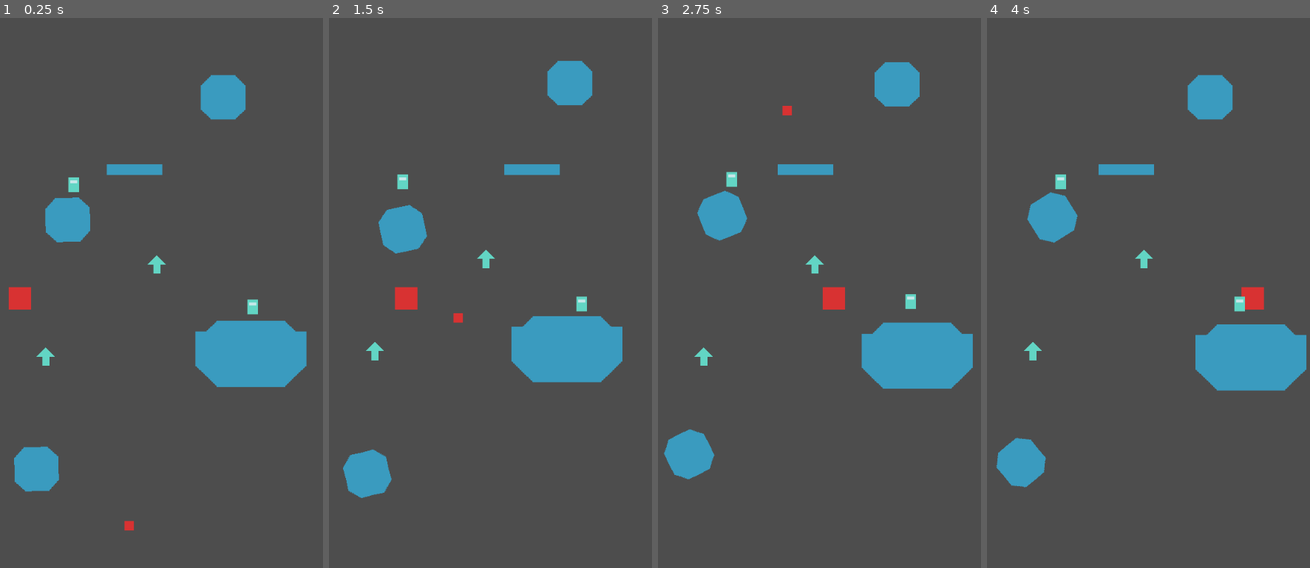
Above: before the commit, frames 1-4 (left to right).
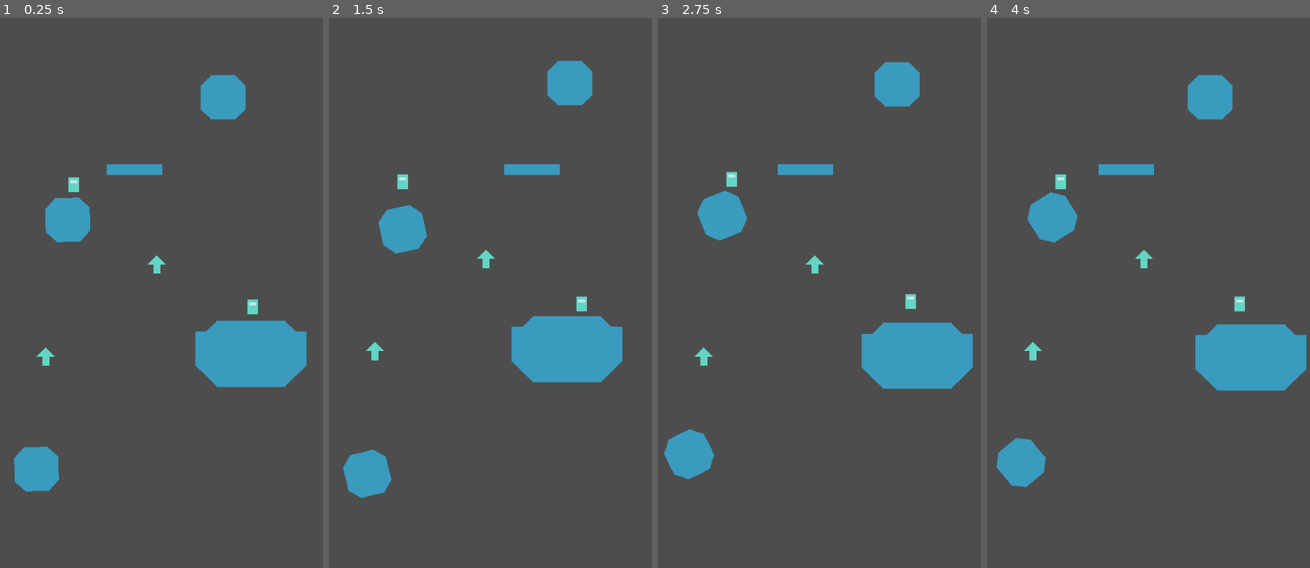
Above: after the commit, the same moments.

Repository: lucantarellis/escapa-del-tentaculo
Game: Godot game, scene res://scenes/levels/segments/space/SegmentSpace01.tscn
Two runs of this game, one before a commit and one after it. Both use one fixed random seed, a clock stepped at 60 frames per second and the inputs below. This scene is started directly instead of the project's main scene.
Inputs:
- Up to frame 1 (0.25 s): no input
- Up to frame 2 (1.5 s): hold D (move_right) 0.53-1.28 s; tap Shift (dash) at 0.6, 1.35 s; tap Space (jump) at 0.77 s; hold S (move_down) from 1.28 s (still down)
- Up to frame 3 (2.75 s): tap Space (jump) at 1.52 s; release S (move_down) at 2.03 s; hold D (move_right) from 2.03 s (still down); tap Shift (dash) at 2.1 s
- Up to frame 4 (4 s): release D (move_right) at 2.78 s; hold W (move_up) 2.78-3.53 s; tap Shift (dash) at 2.85, 3.6 s; tap Space (jump) at 3.02, 3.77 s; hold A (move_left) from 3.53 s (still down)

The runs differ from the first frame. In frame 1, 0.3% of the frame differs, in the area x 2-42%, y 48-94%; in frame 2, 0.3%, in the area x 20-42%, y 48-56%; in frame 3, 0.3%; in frame 4, 0.3%.

Commit message:
ronda-a paso 3b: meteoros y cometas del tier 2 con aviso previo (reemplazan las plataformas letales de la nave)
Co-Authored-By: Claude Sonnet 5.5 <noreply@anthropic.com>
Claude-Session: https://claude.ai/code/session_015vn6m6iCVnbFeojbeWT8qG

Diff:
--- /dev/null
+++ b/scenes/hazards/Comet.tscn
@@ -0,0 +1,14 @@
+[gd_scene format=3]
+
+[ext_resource type="Script" path="res://scripts/hazards/space_projectile.gd" id="1_proj"]
+
+[node name="Comet" type="Area2D"]
+script = ExtResource("1_proj")
+speed = 320.0
+size = 24.0
+trail_length = 150.0
+trail_lethal = true
+breaks_on_solid = false
+warning_time = 1.3
+show_path = true
+cause = &"comet"
--- /dev/null
+++ b/scenes/hazards/Meteor.tscn
@@ -0,0 +1,7 @@
+[gd_scene format=3]
+
+[ext_resource type="Script" path="res://scripts/hazards/space_projectile.gd" id="1_proj"]
+
+[node name="Meteor" type="Area2D"]
+script = ExtResource("1_proj")
+cause = &"meteor"
--- a/scenes/levels/segments/space/SegmentSpace01.tscn
+++ b/scenes/levels/segments/space/SegmentSpace01.tscn
@@ -6,6 +6,7 @@
 [ext_resource type="PackedScene" path="res://scenes/pickups/SpeedBoost.tscn" id="boost"]
 [ext_resource type="PackedScene" path="res://scenes/levels/Walls.tscn" id="walls"]
 [ext_resource type="Script" path="res://scripts/levels/asteroid.gd" id="asteroid"]
+[ext_resource type="PackedScene" path="res://scenes/hazards/Meteor.tscn" id="meteor"]
 
 [node name="SegmentSpace01" type="Node2D"]
 script = ExtResource("seg")
@@ -48,27 +49,27 @@
 drift_offset = 0.7
 spin_speed = 0
 
-[node name="Burning1" parent="." instance=ExtResource("plat")]
-position = Vector2(30, -300)
-size = Vector2(24, 24)
-platform_type = 4
-moves = true
-travel = Vector2(300, 0)
-
-[node name="Meteor1" parent="." instance=ExtResource("plat")]
-position = Vector2(150, -15)
-size = Vector2(10, 10)
-platform_type = 6
-travel = Vector2(0, -600)
-projectile_trigger = 0
-projectile_end = 1
-
 [node name="Debris1" parent="." instance=ExtResource("plat")]
 position = Vector2(150, -440)
 size = Vector2(60, 12)
 platform_type = 0
 moves = true
 travel = Vector2(80, 0)
+
+[node name="Meteor1" parent="." instance=ExtResource("meteor")]
+position = Vector2(-24, -200)
+travel = Vector2(420, 80)
+speed = 170
+size = 16
+repeat_interval = 5
+
+[node name="Meteor2" parent="." instance=ExtResource("meteor")]
+position = Vector2(384, -470)
+travel = Vector2(-420, -60)
+speed = 190
+size = 18
+repeat_interval = 5
+initial_delay = 2.5
 
 [node name="FuelTank1" parent="." instance=ExtResource("tank")]
 position = Vector2(283.5, -294)
--- a/scenes/levels/segments/space/SegmentSpace02.tscn
+++ b/scenes/levels/segments/space/SegmentSpace02.tscn
@@ -6,6 +6,7 @@
 [ext_resource type="PackedScene" path="res://scenes/pickups/SpeedBoost.tscn" id="boost"]
 [ext_resource type="PackedScene" path="res://scenes/levels/Walls.tscn" id="walls"]
 [ext_resource type="Script" path="res://scripts/levels/asteroid.gd" id="asteroid"]
+[ext_resource type="PackedScene" path="res://scenes/hazards/Comet.tscn" id="comet"]
 
 [node name="SegmentSpace02" type="Node2D"]
 script = ExtResource("seg")
@@ -48,27 +49,18 @@
 drift_offset = 2.1
 spin_speed = 0
 
-[node name="Meteor1" parent="." instance=ExtResource("plat")]
-position = Vector2(102, -15)
-size = Vector2(10, 10)
-platform_type = 6
-travel = Vector2(0, -600)
-projectile_trigger = 0
-projectile_end = 1
-
-[node name="Burning1" parent="." instance=ExtResource("plat")]
-position = Vector2(330, -390)
-size = Vector2(20, 20)
-platform_type = 4
-moves = true
-travel = Vector2(-300, 0)
-
 [node name="Debris1" parent="." instance=ExtResource("plat")]
 position = Vector2(250, -520)
 size = Vector2(60, 12)
 platform_type = 0
 moves = true
 travel = Vector2(-120, 0)
+
+[node name="Comet1" parent="." instance=ExtResource("comet")]
+position = Vector2(400, -560)
+travel = Vector2(-460, 330)
+speed = 320
+repeat_interval = 7
 
 [node name="FuelTank1" parent="." instance=ExtResource("tank")]
 position = Vector2(57.5, -306)
--- a/scenes/levels/segments/space/SegmentSpace03.tscn
+++ b/scenes/levels/segments/space/SegmentSpace03.tscn
@@ -1,7 +1,6 @@
 [gd_scene format=3]
 
 [ext_resource type="Script" path="res://scripts/levels/level_segment.gd" id="seg"]
-[ext_resource type="PackedScene" path="res://scenes/platforms/Platform.tscn" id="plat"]
 [ext_resource type="PackedScene" path="res://scenes/pickups/FuelTank.tscn" id="tank"]
 [ext_resource type="PackedScene" path="res://scenes/pickups/SpeedBoost.tscn" id="boost"]
 [ext_resource type="PackedScene" path="res://scenes/levels/Walls.tscn" id="walls"]
@@ -39,28 +38,6 @@
 drift_offset = 0
 spin_speed = -11.5
 
-[node name="Burning1" parent="." instance=ExtResource("plat")]
-position = Vector2(30, -230)
-size = Vector2(20, 20)
-platform_type = 4
-moves = true
-travel = Vector2(300, 0)
-
-[node name="Burning2" parent="." instance=ExtResource("plat")]
-position = Vector2(330, -400)
-size = Vector2(20, 20)
-platform_type = 4
-moves = true
-travel = Vector2(-300, 0)
-
-[node name="Meteor1" parent="." instance=ExtResource("plat")]
-position = Vector2(180, -15)
-size = Vector2(10, 10)
-platform_type = 6
-travel = Vector2(0, -600)
-projectile_trigger = 0
-projectile_end = 1
-
 [node name="FuelTank1" parent="." instance=ExtResource("tank")]
 position = Vector2(66, -210)
 
--- a/scenes/levels/segments/space/SegmentSpace05.tscn
+++ b/scenes/levels/segments/space/SegmentSpace05.tscn
@@ -1,11 +1,11 @@
 [gd_scene format=3]
 
 [ext_resource type="Script" path="res://scripts/levels/level_segment.gd" id="seg"]
-[ext_resource type="PackedScene" path="res://scenes/platforms/Platform.tscn" id="plat"]
 [ext_resource type="PackedScene" path="res://scenes/pickups/FuelTank.tscn" id="tank"]
 [ext_resource type="PackedScene" path="res://scenes/pickups/SpeedBoost.tscn" id="boost"]
 [ext_resource type="PackedScene" path="res://scenes/levels/Walls.tscn" id="walls"]
 [ext_resource type="Script" path="res://scripts/levels/asteroid.gd" id="asteroid"]
+[ext_resource type="PackedScene" path="res://scenes/hazards/Meteor.tscn" id="meteor"]
 
 [node name="SegmentSpace05" type="Node2D"]
 script = ExtResource("seg")
@@ -57,29 +57,20 @@
 drift_offset = 1.5
 spin_speed = 0
 
-[node name="Meteor1" parent="." instance=ExtResource("plat")]
-position = Vector2(126, -15)
-size = Vector2(10, 10)
-platform_type = 6
-travel = Vector2(0, -600)
-projectile_trigger = 0
-projectile_end = 1
+[node name="Meteor1" parent="." instance=ExtResource("meteor")]
+position = Vector2(-24, -250)
+travel = Vector2(420, 40)
+speed = 180
+size = 18
+repeat_interval = 5
 
-[node name="Meteor2" parent="." instance=ExtResource("plat")]
-position = Vector2(234, -15)
-size = Vector2(10, 10)
-platform_type = 6
-travel = Vector2(0, -600)
-projectile_trigger = 0
-projectile_end = 1
-
-[node name="Meteor3" parent="." instance=ExtResource("plat")]
-position = Vector2(342, -15)
-size = Vector2(10, 10)
-platform_type = 6
-travel = Vector2(0, -600)
-projectile_trigger = 0
-projectile_end = 1
+[node name="Meteor2" parent="." instance=ExtResource("meteor")]
+position = Vector2(384, -430)
+travel = Vector2(-420, -30)
+speed = 200
+size = 16
+repeat_interval = 5
+initial_delay = 2.5
 
 [node name="FuelTank1" parent="." instance=ExtResource("tank")]
 position = Vector2(180, -378)
--- a/scenes/levels/segments/space/SegmentSpace06.tscn
+++ b/scenes/levels/segments/space/SegmentSpace06.tscn
@@ -1,11 +1,11 @@
 [gd_scene format=3]
 
 [ext_resource type="Script" path="res://scripts/levels/level_segment.gd" id="seg"]
-[ext_resource type="PackedScene" path="res://scenes/platforms/Platform.tscn" id="plat"]
 [ext_resource type="PackedScene" path="res://scenes/pickups/FuelTank.tscn" id="tank"]
 [ext_resource type="PackedScene" path="res://scenes/pickups/SpeedBoost.tscn" id="boost"]
 [ext_resource type="PackedScene" path="res://scenes/levels/Walls.tscn" id="walls"]
 [ext_resource type="Script" path="res://scripts/levels/asteroid.gd" id="asteroid"]
+[ext_resource type="PackedScene" path="res://scenes/hazards/Meteor.tscn" id="meteor"]
 
 [node name="SegmentSpace06" type="Node2D"]
 script = ExtResource("seg")
@@ -39,18 +39,12 @@
 drift_offset = 1.2
 spin_speed = 0
 
-[node name="Burning1" parent="." instance=ExtResource("plat")]
-position = Vector2(250, -420)
-size = Vector2(50, 12)
-platform_type = 4
-
-[node name="Meteor1" parent="." instance=ExtResource("plat")]
-position = Vector2(200, -15)
-size = Vector2(10, 10)
-platform_type = 6
-travel = Vector2(0, -600)
-projectile_trigger = 0
-projectile_end = 1
+[node name="Meteor1" parent="." instance=ExtResource("meteor")]
+position = Vector2(384, -380)
+travel = Vector2(-420, 90)
+speed = 190
+size = 18
+repeat_interval = 5
 
 [node name="FuelTank1" parent="." instance=ExtResource("tank")]
 position = Vector2(60, -246)
--- a/scenes/levels/segments/space/SegmentSpace07.tscn
+++ b/scenes/levels/segments/space/SegmentSpace07.tscn
@@ -1,11 +1,11 @@
 [gd_scene format=3]
 
 [ext_resource type="Script" path="res://scripts/levels/level_segment.gd" id="seg"]
-[ext_resource type="PackedScene" path="res://scenes/platforms/Platform.tscn" id="plat"]
 [ext_resource type="PackedScene" path="res://scenes/pickups/FuelTank.tscn" id="tank"]
 [ext_resource type="PackedScene" path="res://scenes/pickups/SpeedBoost.tscn" id="boost"]
 [ext_resource type="PackedScene" path="res://scenes/levels/Walls.tscn" id="walls"]
 [ext_resource type="Script" path="res://scripts/levels/asteroid.gd" id="asteroid"]
+[ext_resource type="PackedScene" path="res://scenes/hazards/Comet.tscn" id="comet"]
 
 [node name="SegmentSpace07" type="Node2D"]
 script = ExtResource("seg")
@@ -48,13 +48,11 @@
 drift_offset = 0.2
 spin_speed = 0
 
-[node name="Meteor1" parent="." instance=ExtResource("plat")]
-position = Vector2(180, -260)
-size = Vector2(12, 12)
-platform_type = 6
-travel = Vector2(300, -200)
-projectile_trigger = 0
-projectile_end = 2
+[node name="Comet1" parent="." instance=ExtResource("comet")]
+position = Vector2(-40, -200)
+travel = Vector2(460, -260)
+speed = 330
+repeat_interval = 7
 
 [node name="FuelTank1" parent="." instance=ExtResource("tank")]
 position = Vector2(294, -306)
--- a/scenes/levels/segments/space/SegmentSpace08.tscn
+++ b/scenes/levels/segments/space/SegmentSpace08.tscn
@@ -1,11 +1,11 @@
 [gd_scene format=3]
 
 [ext_resource type="Script" path="res://scripts/levels/level_segment.gd" id="seg"]
-[ext_resource type="PackedScene" path="res://scenes/platforms/Platform.tscn" id="plat"]
 [ext_resource type="PackedScene" path="res://scenes/pickups/FuelTank.tscn" id="tank"]
 [ext_resource type="PackedScene" path="res://scenes/pickups/SpeedBoost.tscn" id="boost"]
 [ext_resource type="PackedScene" path="res://scenes/levels/Walls.tscn" id="walls"]
 [ext_resource type="Script" path="res://scripts/levels/asteroid.gd" id="asteroid"]
+[ext_resource type="PackedScene" path="res://scenes/hazards/Meteor.tscn" id="meteor"]
 
 [node name="SegmentSpace08" type="Node2D"]
 script = ExtResource("seg")
@@ -48,27 +48,28 @@
 drift_offset = 1.4
 spin_speed = 0
 
-[node name="Burning1" parent="." instance=ExtResource("plat")]
-position = Vector2(30, -200)
-size = Vector2(24, 20)
-platform_type = 4
-moves = true
-travel = Vector2(300, 0)
+[node name="Meteor1" parent="." instance=ExtResource("meteor")]
+position = Vector2(-24, -170)
+travel = Vector2(420, 20)
+speed = 260
+size = 12
+repeat_interval = 3.5
 
-[node name="Burning2" parent="." instance=ExtResource("plat")]
-position = Vector2(330, -420)
-size = Vector2(24, 20)
-platform_type = 4
-moves = true
-travel = Vector2(-300, 0)
+[node name="Meteor2" parent="." instance=ExtResource("meteor")]
+position = Vector2(384, -350)
+travel = Vector2(-420, 40)
+speed = 270
+size = 12
+repeat_interval = 3.5
+initial_delay = 1.2
 
-[node name="Meteor1" parent="." instance=ExtResource("plat")]
-position = Vector2(180, -15)
-size = Vector2(10, 10)
-platform_type = 6
-travel = Vector2(0, -600)
-projectile_trigger = 0
-projectile_end = 1
+[node name="Meteor3" parent="." instance=ExtResource("meteor")]
+position = Vector2(-24, -520)
+travel = Vector2(420, -30)
+speed = 250
+size = 12
+repeat_interval = 3.5
+initial_delay = 2.4
 
 [node name="FuelTank1" parent="." instance=ExtResource("tank")]
 position = Vector2(282, -330)
--- a/scenes/levels/segments/space/SegmentSpace09.tscn
+++ b/scenes/levels/segments/space/SegmentSpace09.tscn
@@ -60,13 +60,6 @@
 moves = true
 travel = Vector2(140, 0)
 
-[node name="Burning1" parent="." instance=ExtResource("plat")]
-position = Vector2(330, -360)
-size = Vector2(20, 20)
-platform_type = 4
-moves = true
-travel = Vector2(-300, 0)
-
 [node name="FuelTank1" parent="." instance=ExtResource("tank")]
 position = Vector2(36, -474)
 
--- a/scenes/levels/segments/space/SegmentSpace10.tscn
+++ b/scenes/levels/segments/space/SegmentSpace10.tscn
@@ -6,6 +6,7 @@
 [ext_resource type="PackedScene" path="res://scenes/pickups/SpeedBoost.tscn" id="boost"]
 [ext_resource type="PackedScene" path="res://scenes/levels/Walls.tscn" id="walls"]
 [ext_resource type="Script" path="res://scripts/levels/asteroid.gd" id="asteroid"]
+[ext_resource type="PackedScene" path="res://scenes/hazards/Comet.tscn" id="comet"]
 
 [node name="SegmentSpace10" type="Node2D"]
 script = ExtResource("seg")
@@ -53,13 +54,18 @@
 moves = true
 travel = Vector2(-240, 0)
 
-[node name="Meteor1" parent="." instance=ExtResource("plat")]
-position = Vector2(345, -15)
-size = Vector2(10, 10)
-platform_type = 6
-travel = Vector2(0, -600)
-projectile_trigger = 0
-projectile_end = 1
+[node name="Comet1" parent="." instance=ExtResource("comet")]
+position = Vector2(-40, -540)
+travel = Vector2(460, 330)
+speed = 330
+repeat_interval = 7
+
+[node name="Comet2" parent="." instance=ExtResource("comet")]
+position = Vector2(400, -200)
+travel = Vector2(-460, -160)
+speed = 340
+repeat_interval = 7
+initial_delay = 3.5
 
 [node name="FuelTank1" parent="." instance=ExtResource("tank")]
 position = Vector2(294, -294)
--- /dev/null
+++ b/scripts/hazards/space_projectile.gd
@@ -0,0 +1,316 @@
+@tool
+class_name SpaceProjectile
+extends Area2D
+## Proyectil letal del espacio: meteoro o cometa. Espera fuera de la pantalla; cuando su
+## trayectoria entra en la vista **avisa** (una marca parpadeante en el borde por donde va a
+## entrar y, en el cometa, la línea punteada de todo su recorrido), `warning_time` s después
+## cruza en línea recta y mata al jugador que toque la cabeza (o la estela, si `trail_lethal`).
+## Con `repeat_interval` > 0 vuelve a avisar y a cruzar mientras su trayectoria siga a la vista.
+## El meteoro se rompe contra lo sólido (asteroides, paredes): sirve de escudo. El cometa
+## atraviesa todo.
+##
+## El origen del nodo es el punto de partida (normalmente fuera de la pantalla); `travel` es el
+## vector hasta el final del recorrido. Placeholders con polígonos. Ver
+## `docs/mecanicas/obstaculos-espacio.md`.
+
+## Rojo letal de la paleta (cabeza). Solo visual.
+const HEAD_COLOR: Color = Color("D83232")
+## Naranja de la estela. Solo visual.
+const TRAIL_COLOR: Color = Color("FF6B32")
+## Color del aviso. Solo visual.
+const WARNING_COLOR: Color = Color("D83232")
+## Color del trazo de la trayectoria en el editor. Solo visual.
+const EDITOR_COLOR: Color = Color(1.0, 0.42, 0.2, 0.8)
+## Parpadeos por segundo del aviso. Solo visual.
+const BLINK_RATE: float = 2.5
+
+enum State { WAITING, WARNING, FLYING, COOLDOWN, GONE }
+
+@export_group("Trayectoria")
+## Vector desde el punto de partida (la posición del nodo) hasta el final del recorrido.
+## Unidad: px.
+@export var travel: Vector2 = Vector2(420.0, 60.0):
+	set(value):
+		travel = value
+		queue_redraw()
+## Velocidad de vuelo. Unidad: px/s.
+@export var speed: float = 180.0
+
+@export_group("Forma")
+## Tamaño de la cabeza. Unidad: px.
+@export var size: float = 16.0
+## Largo de la estela. Unidad: px.
+@export var trail_length: float = 40.0
+## Si es true, la estela también mata (el cometa); si no, es solo visual.
+@export var trail_lethal: bool = false
+## Si es true, se rompe al chocar contra algo sólido del mundo (el meteoro).
+@export var breaks_on_solid: bool = true
+
+@export_group("Aviso")
+## Tiempo entre el aviso y el paso del proyectil. Unidad: s.
+@export var warning_time: float = 1.0
+## Si es true, el aviso dibuja la línea punteada de todo el recorrido visible (el cometa); si
+## no, solo una marca en el borde y un trazo corto.
+@export var show_path: bool = false
+
+@export_group("Ciclo")
+## Espera, desde que la trayectoria entra en la vista, antes de avisar la primera vez (para
+## desfasar varios proyectiles de un mismo segmento). Unidad: s.
+@export var initial_delay: float = 0.0
+## Tiempo entre un paso y el aviso del siguiente (0 = pasa una sola vez). Unidad: s.
+@export var repeat_interval: float = 0.0
+## Causa que se pasa a [method Player.die].
+@export var cause: StringName = &"meteor"
+
+var _state: State = State.WAITING
+var _home_local: Vector2 = Vector2.ZERO
+var _t: float = 0.0
+var _delay_left: float = 0.0
+var _dist: float = 0.0
+var _head: Polygon2D
+var _trail: Polygon2D
+var _telegraph: Node2D
+var _spin: float = 3.0
+
+
+func _ready() -> void:
+	if Engine.is_editor_hint():
+		queue_redraw()
+		return
+	_home_local = position
+	collision_layer = 0
+	# 2 = jugador (mata), 1 = mundo (rompe al meteoro).
+	collision_mask = 2 | (1 if breaks_on_solid else 0)
+	_build_visuals()
+	_telegraph = Node2D.new()
+	_telegraph.top_level = true
+	_telegraph.z_index = 60
+	add_child(_telegraph)
+	_telegraph.draw.connect(_draw_telegraph)
+	reset()
+
+
+func _draw() -> void:
+	if not Engine.is_editor_hint():
+		return
+	draw_line(Vector2.ZERO, travel, EDITOR_COLOR, 2.0)
+	draw_circle(Vector2.ZERO, size * 0.5, EDITOR_COLOR)
+	draw_circle(travel, 4.0, EDITOR_COLOR)
+
+
+## Vuelve al estado inicial: quieto fuera de la pantalla, listo para avisar de nuevo.
+func reset() -> void:
+	if Engine.is_editor_hint():
+		return
+	_state = State.WAITING
+	_delay_left = initial_delay
+	_t = 0.0
+	_dist = 0.0
+	_set_flying(false)
+	if get_parent() is Node2D:
+		global_position = _start_global()
+	_telegraph.queue_redraw()
+
+
+func _physics_process(delta: float) -> void:
+	if Engine.is_editor_hint():
+		return
+	match _state:
+		State.WAITING:
+			_tick_waiting(delta)
+		State.WARNING:
+			_tick_warning(delta)
+		State.FLYING:
+			_tick_flying(delta)
+		State.COOLDOWN:
+			_tick_cooldown(delta)
+		State.GONE:
+			pass
+
+
+# Espera a que el recorrido entre en la vista.
+func _tick_waiting(delta: float) -> void:
+	if _visible_clip().is_empty():
+		return
+	_delay_left -= delta
+	if _delay_left <= 0.0:
+		_state = State.WARNING
+		_t = 0.0
+
+
+# Aviso: marca parpadeante. Si el recorrido sale de la vista, se cancela.
+func _tick_warning(delta: float) -> void:
+	_t += delta
+	if _visible_clip().is_empty():
+		_state = State.WAITING
+		_delay_left = 0.0
+		_telegraph.queue_redraw()
+		return
+	_telegraph.queue_redraw()
+	if _t >= warning_time:
+		_state = State.FLYING
+		_dist = 0.0
+		global_position = _start_global()
+		rotation = travel.angle()
+		_set_flying(true)
+		_telegraph.queue_redraw()
+
+
+# Vuelo en línea recta. Mata al jugador; el meteoro se rompe contra lo sólido.
+func _tick_flying(delta: float) -> void:
+	var step: float = speed * delta
+	global_position += travel.normalized() * step
+	_dist += step
+	if _head != null:
+		_head.rotation += _spin * delta
+	for body: Node2D in get_overlapping_bodies():
+		var player: Player = body as Player
+		if player != null:
+			if player.is_alive():
+				player.die(cause)
+				_finish()
+				return
+		elif breaks_on_solid and not (body.get_parent() is Camera2D):
+			_shatter()
+			return
+	if _dist >= travel.length():
+		_finish()
+
+
+func _tick_cooldown(delta: float) -> void:
+	_t += delta
+	if _t >= repeat_interval:
+		_state = State.WAITING
+		_delay_left = 0.0
+
+
+# Termina un paso: vuelve a esperar (si repite) o se apaga.
+func _finish() -> void:
+	_set_flying(false)
+	global_position = _start_global()
+	if repeat_interval > 0.0:
+		_state = State.COOLDOWN
+		_t = 0.0
+	else:
+		_state = State.GONE
+
+
+# Se rompe en pedazos (solo visual) y termina el paso.
+func _shatter() -> void:
+	var bits: CPUParticles2D = CPUParticles2D.new()
+	bits.one_shot = true
+	bits.explosiveness = 1.0
+	bits.amount = 10
+	bits.lifetime = 0.5
+	bits.spread = 180.0
+	bits.initial_velocity_min = 50.0
+	bits.initial_velocity_max = 140.0
+	bits.gravity = Vector2.ZERO
+	bits.scale_amount_min = 2.0
+	bits.scale_amount_max = 4.0
+	bits.color = HEAD_COLOR
+	get_parent().add_child(bits)
+	bits.global_position = global_position
+	bits.emitting = true
+	get_tree().create_timer(0.8).timeout.connect(bits.queue_free)
+	_finish()
+
+
+# Muestra u oculta la cabeza y la estela, y enciende o apaga la detección.
+func _set_flying(flying: bool) -> void:
+	if _head != null:
+		_head.visible = flying
+	if _trail != null:
+		_trail.visible = flying
+	set_deferred("monitoring", flying)
+
+
+func _start_global() -> Vector2:
+	var parent: Node2D = get_parent() as Node2D
+	return parent.to_global(_home_local) if parent != null else _home_local
+
+
+# Parte del recorrido que está dentro de la vista: [entrada, salida] o vacío si no entra.
+func _visible_clip() -> PackedVector2Array:
+	var camera: ScrollCamera = get_viewport().get_camera_2d() as ScrollCamera
+	if camera == null:
+		return PackedVector2Array()
+	var start: Vector2 = _start_global()
+	return _clip(start, start + travel, camera.get_visible_rect())
+
+
+# Recorta el segmento a→b contra [param rect] (Liang–Barsky).
+func _clip(a: Vector2, b: Vector2, rect: Rect2) -> PackedVector2Array:
+	var t0: float = 0.0
+	var t1: float = 1.0
+	var d: Vector2 = b - a
+	var p: Array[float] = [-d.x, d.x, -d.y, d.y]
+	var q: Array[float] = [a.x - rect.position.x, rect.end.x - a.x, a.y - rect.position.y, rect.end.y - a.y]
+	for i: int in 4:
+		if is_zero_approx(p[i]):
+			if q[i] < 0.0:
+				return PackedVector2Array()
+		else:
+			var r: float = q[i] / p[i]
+			if p[i] < 0.0:
+				if r > t1:
+					return PackedVector2Array()
+				t0 = maxf(t0, r)
+			else:
+				if r < t0:
+					return PackedVector2Array()
+				t1 = minf(t1, r)
+	return PackedVector2Array([a + d * t0, a + d * t1])
+
+
+# Aviso: marca (triángulo) en el punto de entrada y trazo de la trayectoria.
+func _draw_telegraph() -> void:
+	if _state != State.WARNING:
+		return
+	var clip: PackedVector2Array = _visible_clip()
+	if clip.is_empty():
+		return
+	var entry: Vector2 = clip[0]
+	var dir: Vector2 = travel.normalized()
+	var side: Vector2 = dir.orthogonal()
+	var blink: float = 0.55 + 0.45 * sin(_t * TAU * BLINK_RATE)
+	var line_len: float = entry.distance_to(clip[1])
+	if show_path:
+		var pos: float = 0.0
+		while pos < line_len:
+			_telegraph.draw_line(entry + dir * pos, entry + dir * minf(pos + 10.0, line_len), Color(WARNING_COLOR, 0.3 + 0.3 * blink), 2.0)
+			pos += 18.0
+	else:
+		_telegraph.draw_line(entry, entry + dir * minf(80.0, line_len), Color(WARNING_COLOR, 0.3 * blink), 2.0)
+	var tip: Vector2 = entry + dir * 24.0
+	var base_a: Vector2 = entry + dir * 4.0 + side * 9.0
+	var base_b: Vector2 = entry + dir * 4.0 - side * 9.0
+	_telegraph.draw_colored_polygon(PackedVector2Array([tip, base_a, base_b]), Color(WARNING_COLOR, blink))
+
+
+# Cabeza irregular, estela con degradado y forma de colisión.
+func _build_visuals() -> void:
+	var points: PackedVector2Array = PackedVector2Array()
+	for i: int in 7:
+		var a: float = TAU * float(i) / 7.0 + randf_range(-0.25, 0.25)
+		points.append(Vector2(cos(a), sin(a)) * size * randf_range(0.42, 0.55))
+	_trail = Polygon2D.new()
+	_trail.polygon = PackedVector2Array([Vector2(0.0, -size * 0.45), Vector2(-trail_length, 0.0), Vector2(0.0, size * 0.45)])
+	_trail.vertex_colors = PackedColorArray([Color(TRAIL_COLOR, 0.85), Color(TRAIL_COLOR, 0.0), Color(TRAIL_COLOR, 0.85)])
+	add_child(_trail)
+	_head = Polygon2D.new()
+	_head.color = HEAD_COLOR
+	_head.polygon = points
+	add_child(_head)
+	_spin = randf_range(-5.0, 5.0)
+	var shape: CollisionShape2D = CollisionShape2D.new()
+	if trail_lethal:
+		var rect: RectangleShape2D = RectangleShape2D.new()
+		rect.size = Vector2(trail_length + size * 0.5, size * 0.8)
+		shape.shape = rect
+		shape.position = Vector2(-trail_length * 0.5 + size * 0.25, 0.0)
+	else:
+		var circle: CircleShape2D = CircleShape2D.new()
+		circle.radius = size * 0.5
+		shape.shape = circle
+	add_child(shape)
--- a/scripts/levels/level_controller.gd
+++ b/scripts/levels/level_controller.gd
@@ -28,6 +28,8 @@
 	&"obstacle": "GOLPEADO — pulsá R para reiniciar",
 	&"trap": "GOLPEADO — pulsá R para reiniciar",
 	&"debris": "GOLPEADO — pulsá R para reiniciar",
+	&"meteor": "GOLPEADO — pulsá R para reiniciar",
+	&"comet": "GOLPEADO — pulsá R para reiniciar",
 }
 ## Texto para una causa de muerte desconocida. Solo visual.
 const DEFAULT_DEATH_TEXT: String = "PERDISTE — pulsá R para reiniciar"
Not shown, added: scripts/hazards/space_projectile.gd.uid
Not shown, changed: docs/ARQUITECTURA.md
Not shown, changed: docs/ROADMAP.md
Not shown, added: docs/mecanicas/obstaculos-espacio.md
Not shown, changed: docs/mecanicas/tier-espacio.md
